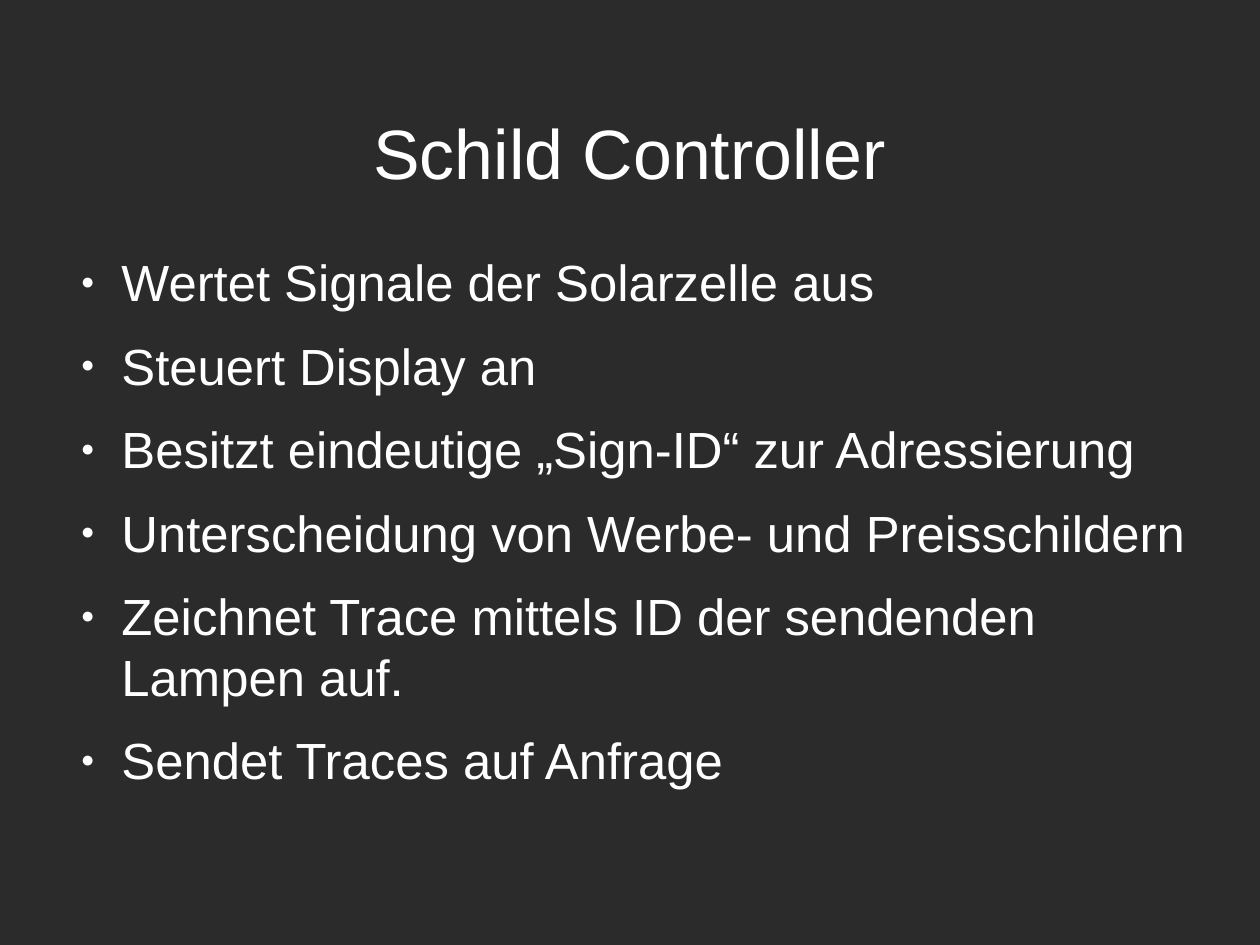
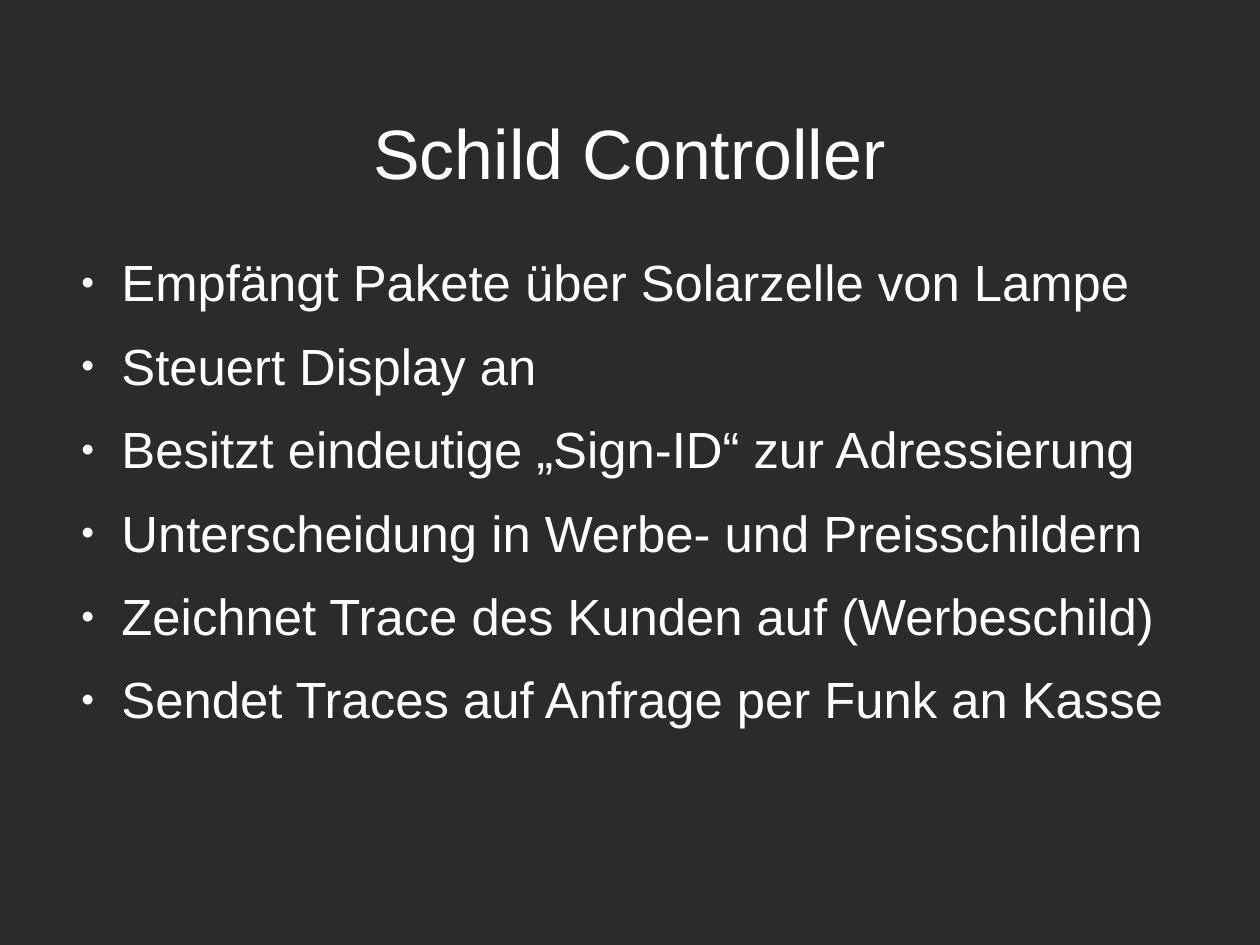
Before and after one commit to Niondir/rika-led, a slide deck: slide 2 of präsentation 3/part 2/p2-pr3.odp. Drawn at 1260x945 pixels with LibreOffice and Linux fonts; fonts in the diff are those of the drawing; background and template pictures are left out; a plain dark background stands for a picture behind light text. Boxes give left, top, right and bottom in pixels: in the first picture for what was removed or moved away, otherwise in the second. Text is boxed around its words. In the diff, an @@ line names an element or a change of style, - is before the commit and + after.

```diff
--- a/präsentation 3/part 2/p2-pr3.odp
+++ b/präsentation 3/part 2/p2-pr3.odp
@@ text at <box>121,264,1129,312</box>: text changed @@
-● Wertet Signale der Solarzelle aus
+● Empfängt Pakete über Solarzelle von Lampe
@@ text at <box>121,515,1163,729</box>: text changed @@
-● Unterscheidung von Werbe- und Preisschildern
-● Zeichnet Trace mittels ID der sendenden Lampen auf.
-● Sendet Traces auf Anfrage
+● Unterscheidung in Werbe- und Preisschildern
+● Zeichnet Trace des Kunden auf (Werbeschild)
+● Sendet Traces auf Anfrage per Funk an Kasse
```
Also in this commit, not shown: 5 other slides changed, 1 other file.
